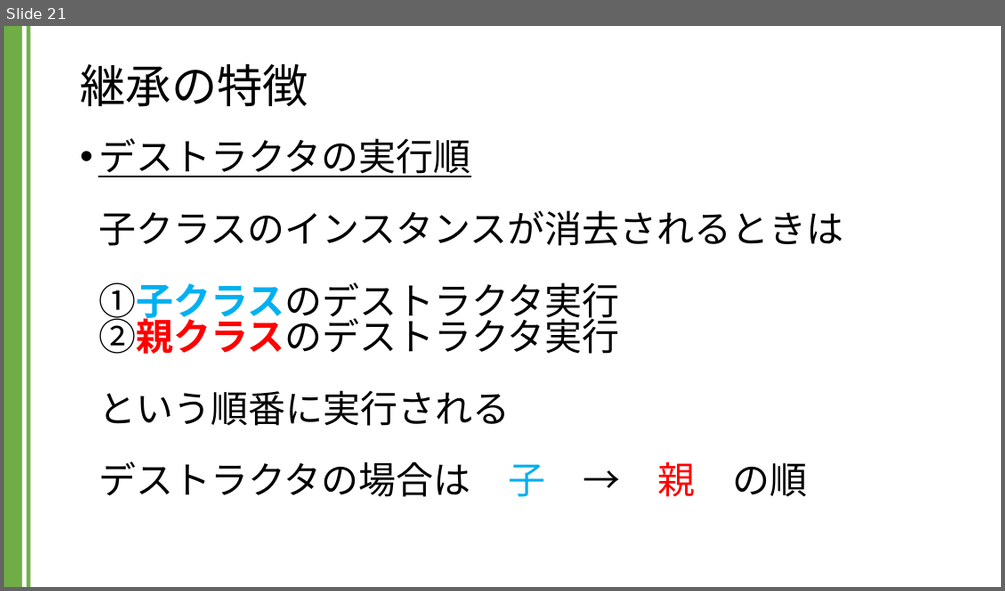
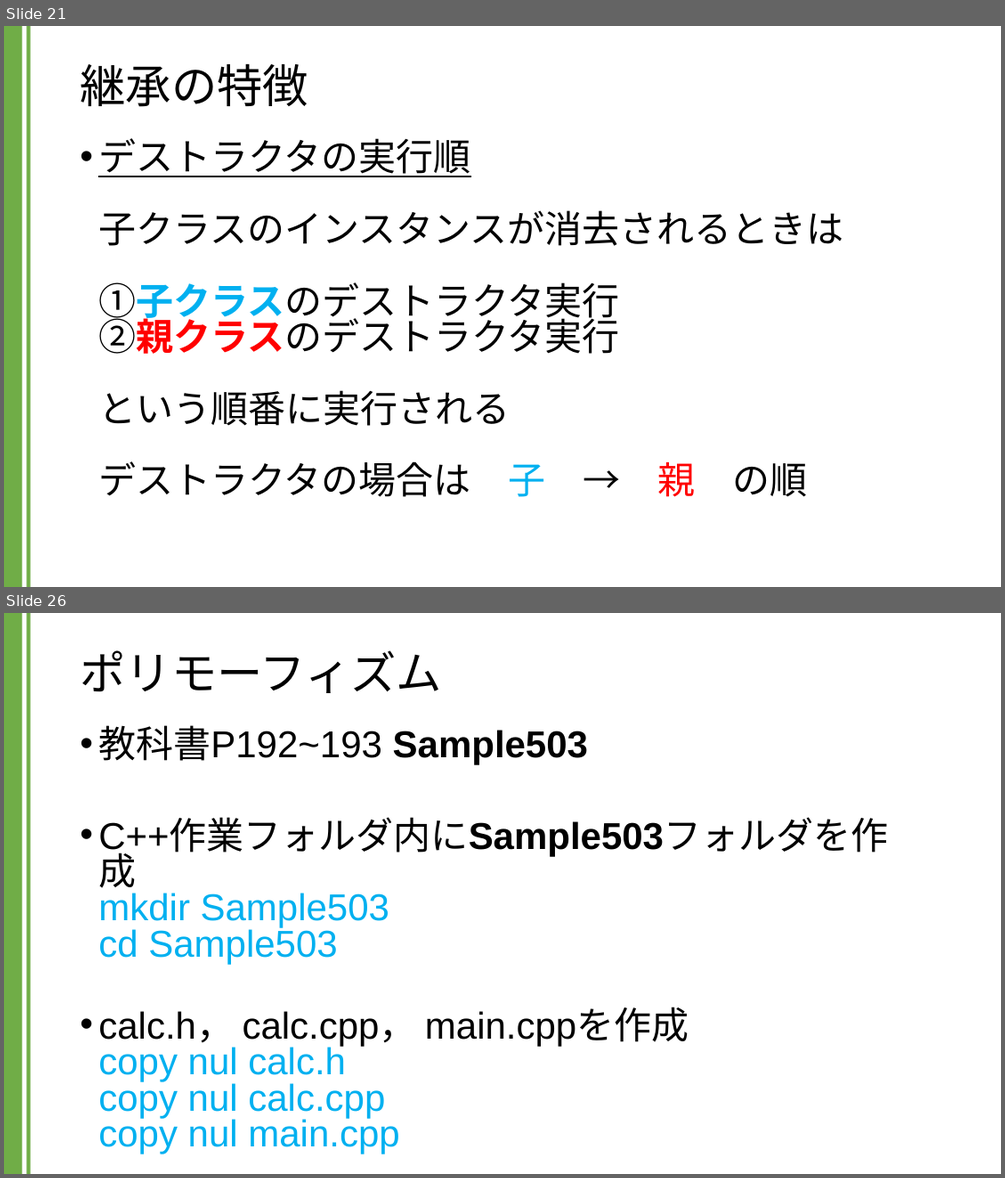
Before and after one commit to kic-murata/cpp2024, a slide deck: 授業資料/講義資料：継承とポリモーフィズム.pptx. Shown one above the other, each under a label of ours: slide 21 before the commit, slides 21 and 26 after it; the slides between them are not shown. The pictures are 1005x591 and 1005x1178 pixels, drawn with LibreOffice and Linux fonts; fonts in the diff are those of the drawing. Boxes give left, top, right and bottom in pixels: in the first picture for what was removed or moved away, otherwise in the second. Text is boxed around its words. In the diff, an @@ line names an element or a change of style, - is before the commit and + after.

```diff
--- a/授業資料/講義資料：継承とポリモーフィズム.pptx
+++ b/授業資料/講義資料：継承とポリモーフィズム.pptx
@@ slide 26 added at (4, 613, 1001, 1174), background #FFFFFF; not listed: 2 template elements that a slide beside it also shows @@
@@ title added at (80, 650, 442, 693), 44 pt, text #000000 @@
+ポリモーフィズム
@@ text added at (98, 725, 888, 1153), 36 pt, text #000000 @@
+• 教科書P192~193 Sample503
+• C++作業フォルダ内にSample503フォルダを作成
+  mkdir Sample503
+  cd Sample503
+• calc.h， calc.cpp， main.cppを作成
+  copy nul calc.h
+  copy nul calc.cpp
+  copy nul main.cpp
```
Also in this commit, not shown: 4 slides changed, 2 other slides added.
